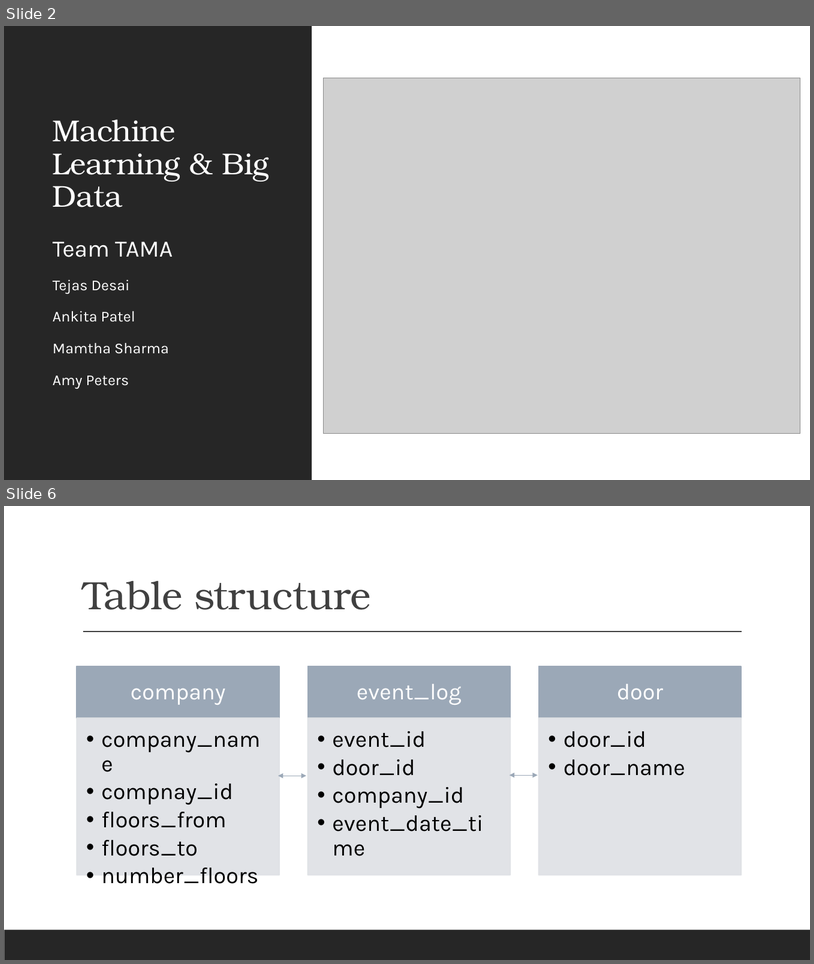
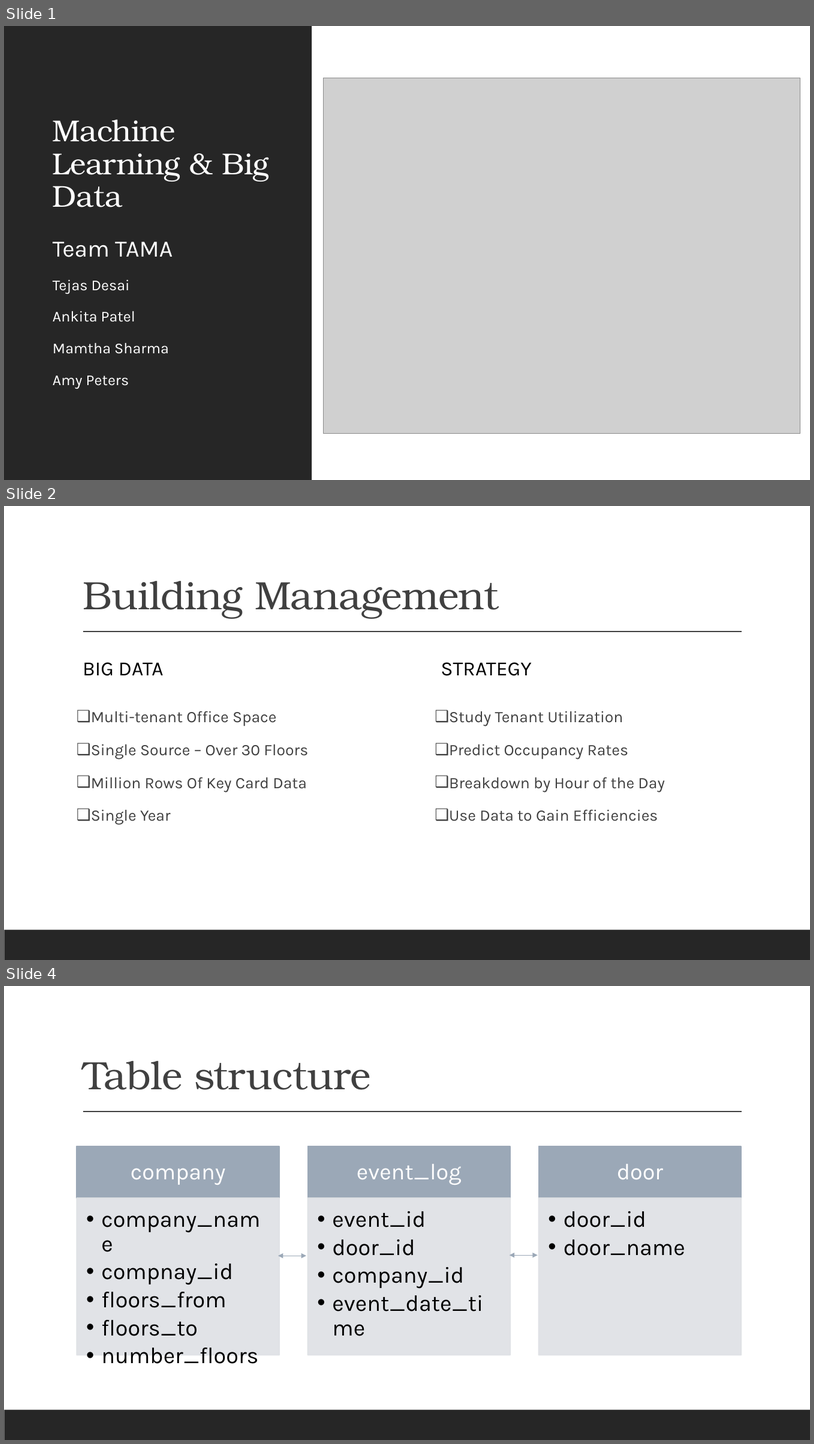
Before and after one commit to tdesai1969/Building_Utilization, a slide deck: Chicago Office Building.pptx. Shown one above the other, each under a label of ours: slides 2 and 6 before the commit, slides 1, 2 and 4 after it; the slides between them are not shown. The pictures are 814x964 and 814x1444 pixels, drawn with LibreOffice and Linux fonts; fonts in the diff are those of the drawing; grey boxes stand for pictures. Boxes give left, top, right and bottom in pixels: in the first picture for what was removed or moved away, otherwise in the second. Text is boxed around its words. In the diff, an @@ line names an element or a change of style, - is before the commit and + after.

```diff
--- a/Chicago Office Building.pptx
+++ b/Chicago Office Building.pptx
@@ slide 2 added at (x1=4, y1=506, x2=810, y2=960), background #FFFFFF; not listed: 2 template elements that a slide beside it also shows @@
@@ title added at (x1=83, y1=581, x2=499, y2=619), 47 pt, text #404040 @@
+Building Management
@@ text added at (x1=83, y1=662, x2=164, y2=676), 24 pt, text #000000 @@
+BIG DATA
@@ text added at (x1=441, y1=662, x2=531, y2=676), 24 pt, text #000000 @@
+STRATEGY
@@ text added at (x1=91, y1=711, x2=308, y2=825), 19 pt, text #404040 @@
+❑ Multi-tenant Office Space
+❑ Single Source – Over 30 Floors
+❑ Million Rows Of Key Card Data
+❑ Single Year
@@ text added at (x1=449, y1=711, x2=665, y2=821), 19 pt, text #404040 @@
+❑ Study Tenant Utilization
+❑ Predict Occupancy Rates
+❑ Breakdown by Hour of the Day
+❑ Use Data to Gain Efficiencies
@@ what was slide 2 is now slide 1 @@
@@ what was slide 6 is now slide 4 @@
```
Also in this commit, not shown: 4 slides changed, 2 slides removed.
